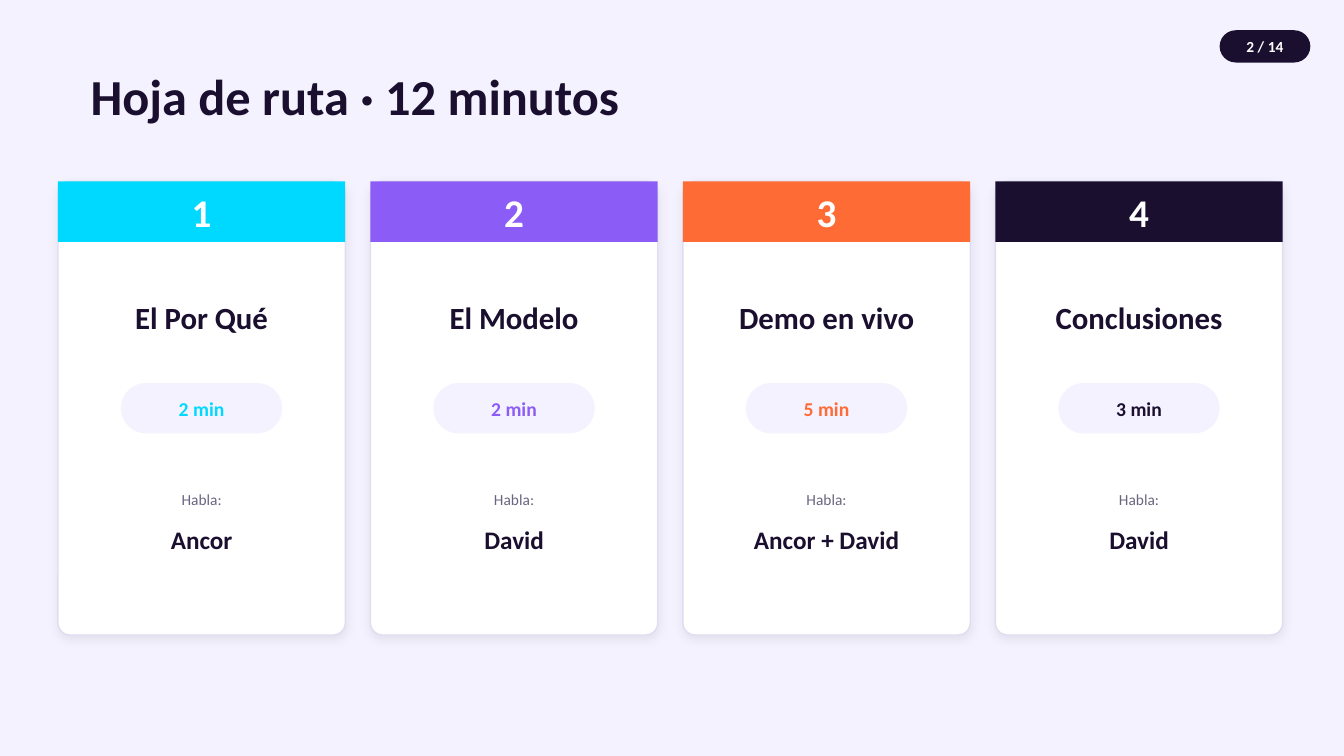
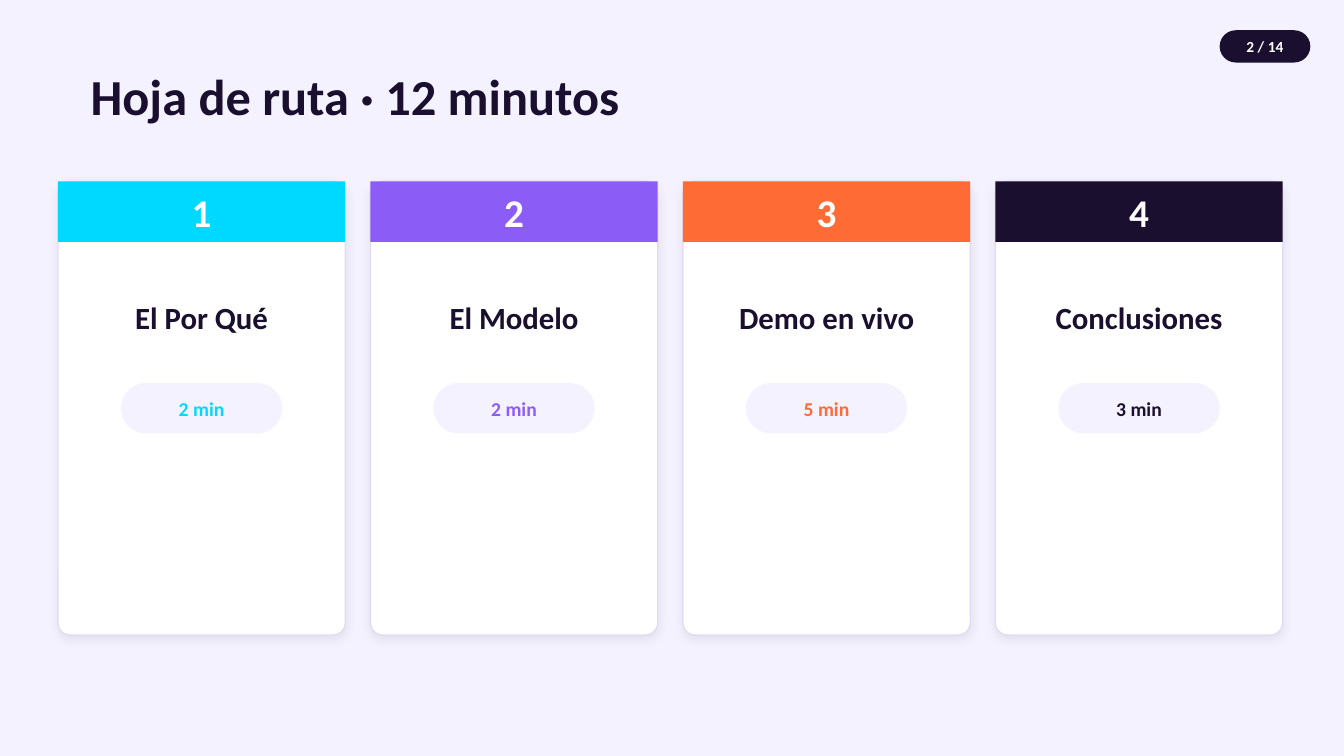
Before and after one commit to David2DAM/AEDcrudDavidAncor, a slide deck: slide 2 of docs/Presentacion_NoSQL_CouchDB.pptx. Drawn at 1344x756 pixels with LibreOffice and Linux fonts; fonts in the diff are those of the drawing. Boxes give left, top, right and bottom in pixels: in the first picture for what was removed or moved away, otherwise in the second. Text is boxed around its words. In the diff, an @@ line names an element or a change of style, - is before the commit and + after.

```diff
--- a/docs/Presentacion_NoSQL_CouchDB.pptx
+++ b/docs/Presentacion_NoSQL_CouchDB.pptx
@@ text removed at (182,494,222,505) @@
-Habla:
@@ text removed at (494,494,534,505) @@
-Habla:
@@ text removed at (806,494,846,505) @@
-Habla:
@@ text removed at (1119,494,1159,505) @@
-Habla:
@@ text removed at (171,532,233,549) @@
-Ancor
@@ text removed at (484,531,544,549) @@
-David
@@ text removed at (754,531,899,549) @@
-Ancor + David
@@ text removed at (1109,531,1169,549) @@
-David
```
Also in this commit, not shown: 13 other slides changed, 1 other file.
